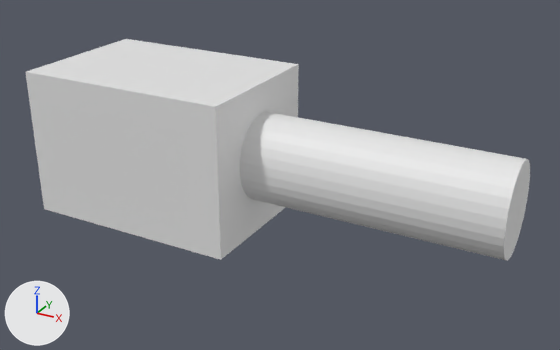
The OBJ model assets/Models/tankHead.obj: old version first, new version second.
Rendered twice from a 50 mm camera at (2.63, -3.43, 2.64) aimed at (0.71, 0.06, 0.9). The lights are fixed; the arrows at lower left show +X, +Y and +Z. Where no turn or scale is listed for an object, it has been applied to the vertices.

Objects in the first picture: 'Canon', 'Head'.
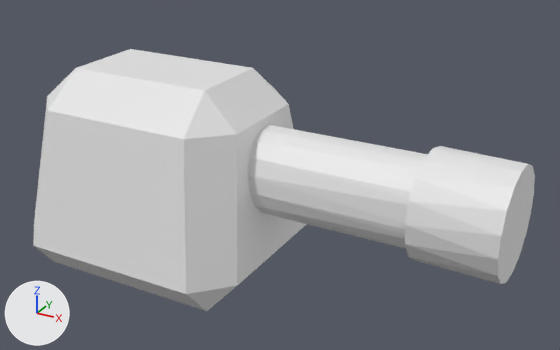
Pixel boxes (x1, y1, x2, y2) of what changed, in the pictures (560 x 350 px):
'Head', reshaped (18% taller)
    before: (26, 39, 299, 260)
    after: (33, 49, 306, 311)
'Canon', reshaped
    before: (240, 112, 530, 261)
    after: (248, 125, 428, 249)
'Cylinder', added
    after: (405, 146, 535, 284)

The change, as a diff of the scene's bpy script:
```diff
--- a/assets/Models/tankHead.obj.py
+++ b/assets/Models/tankHead.obj.py
@@ me_canon @@
 # used by ob_canon; location = (0.0, 0.0, 0.0)
-me_canon.from_pydata(...)  # 64 vertices, 124 faces; spans x 0.629..2.025, y -0.227..0.227, z 0.772..1.269
+me_canon.from_pydata(...)  # 34 vertices, 55 faces; spans x 0.629..2.025, y -0.222..0.227, z 0.707..1.194
+# me_canon part 1: the whole mesh is rebuilt
@@ me_head @@
 # used by ob_head; location = (0.0, 0.0, 0.0)
-me_head.from_pydata(...)  # 8 vertices, 12 faces; spans x -0.629..0.629, y -0.435..0.435, z 0.585..1.435
+me_head.from_pydata(...)  # 24 vertices, 26 faces; spans x -0.731..0.731, y -0.634..0.634, z 0.268..1.435
+# me_head part 2: the whole mesh is rebuilt
@@ me_cylinder @@
+me_cylinder.from_pydata(...)  # 32 vertices, 34 faces; spans x 1.575..2.043, y -0.297..0.302, z 0.657..1.245
@@ ob_cylinder @@
+ob_cylinder = bpy.data.objects.new('Cylinder', me_cylinder)
+ob_cylinder.location = (0.0, 0.0, 0.0)
```
